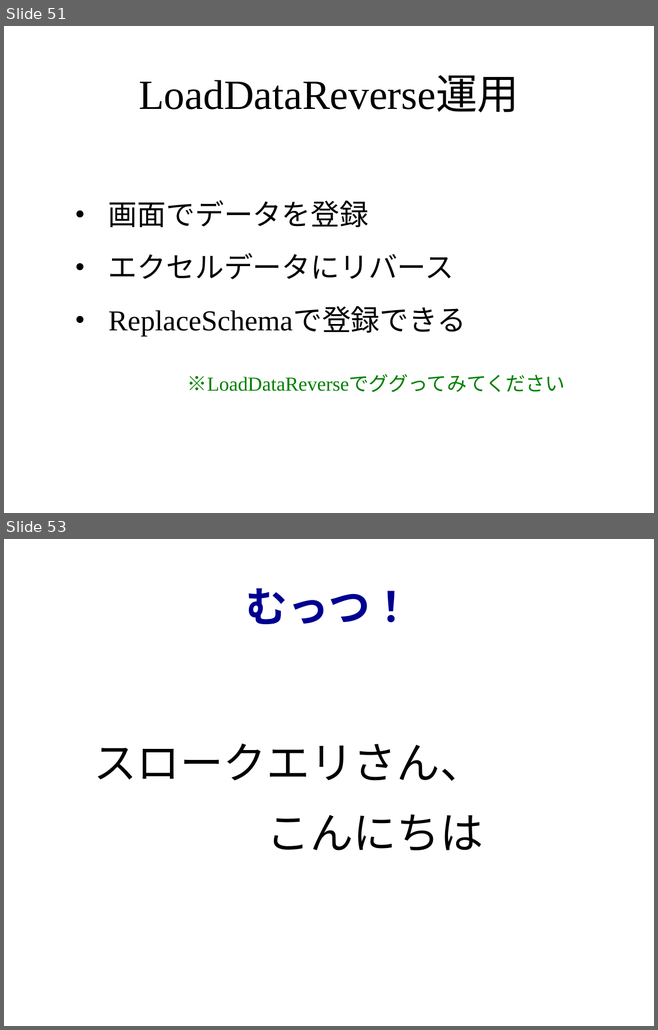
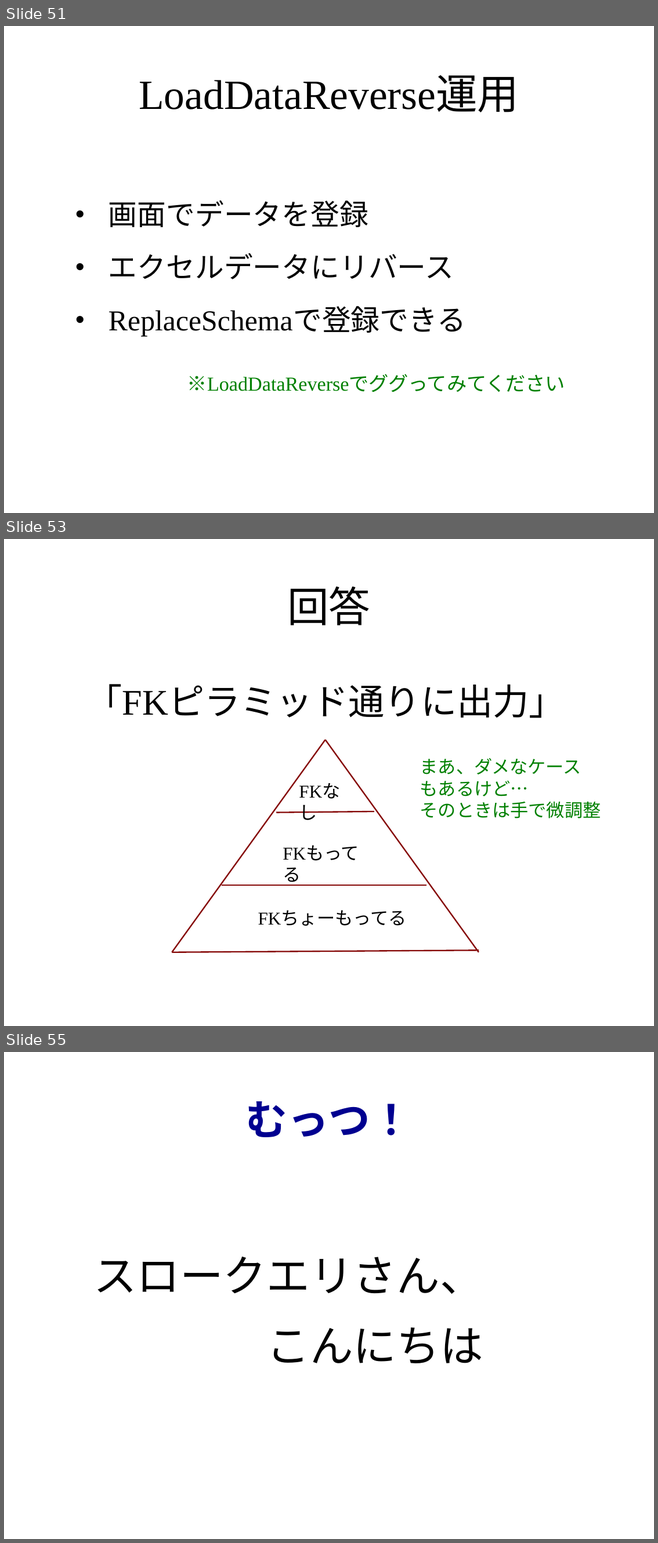
Before and after one commit to seasarorg/dbflute-office, a slide deck: dbflute-backstage/misc/session/jjug/jjug-bizreach-dbflute.pptx. Shown one above the other, each under a label of ours: slides 51 and 53 before the commit, slides 51, 53 and 55 after it; the slides between them are not shown. The pictures are 658x1030 and 658x1543 pixels, drawn with LibreOffice and Linux fonts; fonts in the diff are those of the drawing; background and template pictures are left out. Boxes give left, top, right and bottom in pixels: in the first picture for what was removed or moved away, otherwise in the second. Text is boxed around its words. In the diff, an @@ line names an element or a change of style, - is before the commit and + after.

```diff
--- a/dbflute-backstage/misc/session/jjug/jjug-bizreach-dbflute.pptx
+++ b/dbflute-backstage/misc/session/jjug/jjug-bizreach-dbflute.pptx
@@ slide 53 added at box(4, 539, 654, 1026), background picture (left out) @@
@@ title added at box(287, 587, 370, 625), 46 pt, text #000000 @@
+回答
@@ text added at box(86, 684, 564, 718), 40 pt, text #000000 @@
+「FKピラミッド通りに出力」
@@ line added from (325, 740) to (172, 952), #860908 1.5 pt @@
@@ line added from (325, 740) to (478, 952), #860908 1.5 pt @@
@@ text added at box(420, 758, 601, 819), 20 pt, text #008000 @@
+まあ、ダメなケース
+もあるけど…
+そのときは手で微調整
@@ text added at box(292, 777, 363, 827), 20 pt, text #000000 @@
+FKなし
@@ line added from (276, 813) to (374, 812), #860908 1.5 pt @@
@@ text added at box(276, 838, 383, 867), 20 pt, text #000000 @@
+FKもってる
@@ line added from (221, 885) to (426, 885), #860908 1.5 pt @@
@@ text added at box(258, 911, 407, 926), 20 pt, text #000000 @@
+FKちょーもってる
@@ line added from (172, 952) to (478, 950), #860908 1.5 pt @@
@@ what was slide 53 is now slide 55 @@
```
Also in this commit, not shown: 1 slide changed, 4 other slides added.
